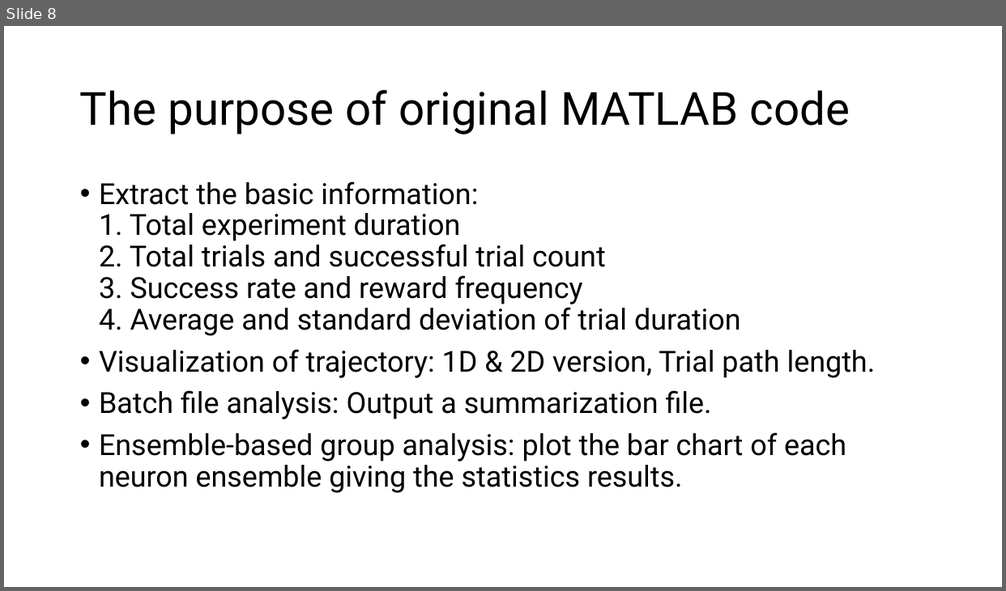
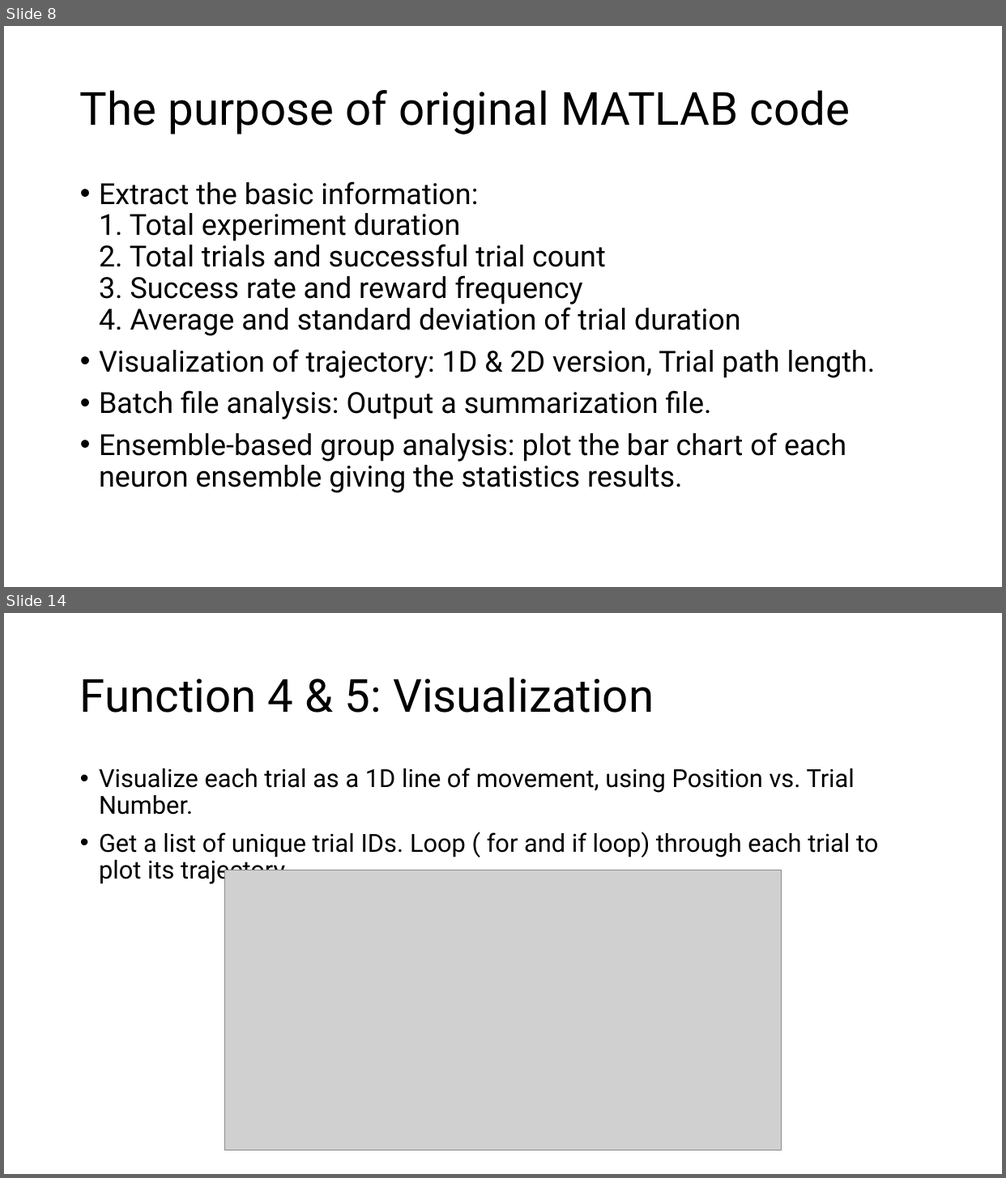
Before and after one commit to ChuehSY/FinalProject_ComSkillNeuro, a slide deck: Final presentation.pptx. Shown one above the other, each under a label of ours: slide 8 before the commit, slides 8 and 14 after it; the slides between them are not shown. The pictures are 1006x591 and 1006x1178 pixels, drawn with LibreOffice and Linux fonts; fonts in the diff are those of the drawing; grey boxes stand for pictures. Boxes give left, top, right and bottom in pixels: in the first picture for what was removed or moved away, otherwise in the second. Text is boxed around its words. In the diff, an @@ line names an element or a change of style, - is before the commit and + after.

```diff
--- a/Final presentation.pptx
+++ b/Final presentation.pptx
@@ slide 14 added at (x1=4, y1=613, x2=1002, y2=1174), background #FFFFFF @@
@@ title added at (x1=80, y1=677, x2=654, y2=713), 44 pt, text #000000 @@
+Function 4 & 5: Visualization
@@ text added at (x1=99, y1=768, x2=878, y2=885), 24 pt, text #000000 @@
+• Visualize each trial as a 1D line of movement, using Position vs. Trial Number.
+• Get a list of unique trial IDs. Loop ( for and if loop) through each trial to plot its trajectory.
@@ picture added at (x1=225, y1=871, x2=781, y2=1152) @@
```
Also in this commit, not shown: 1 slide changed, 8 other slides added, 2 other files.
